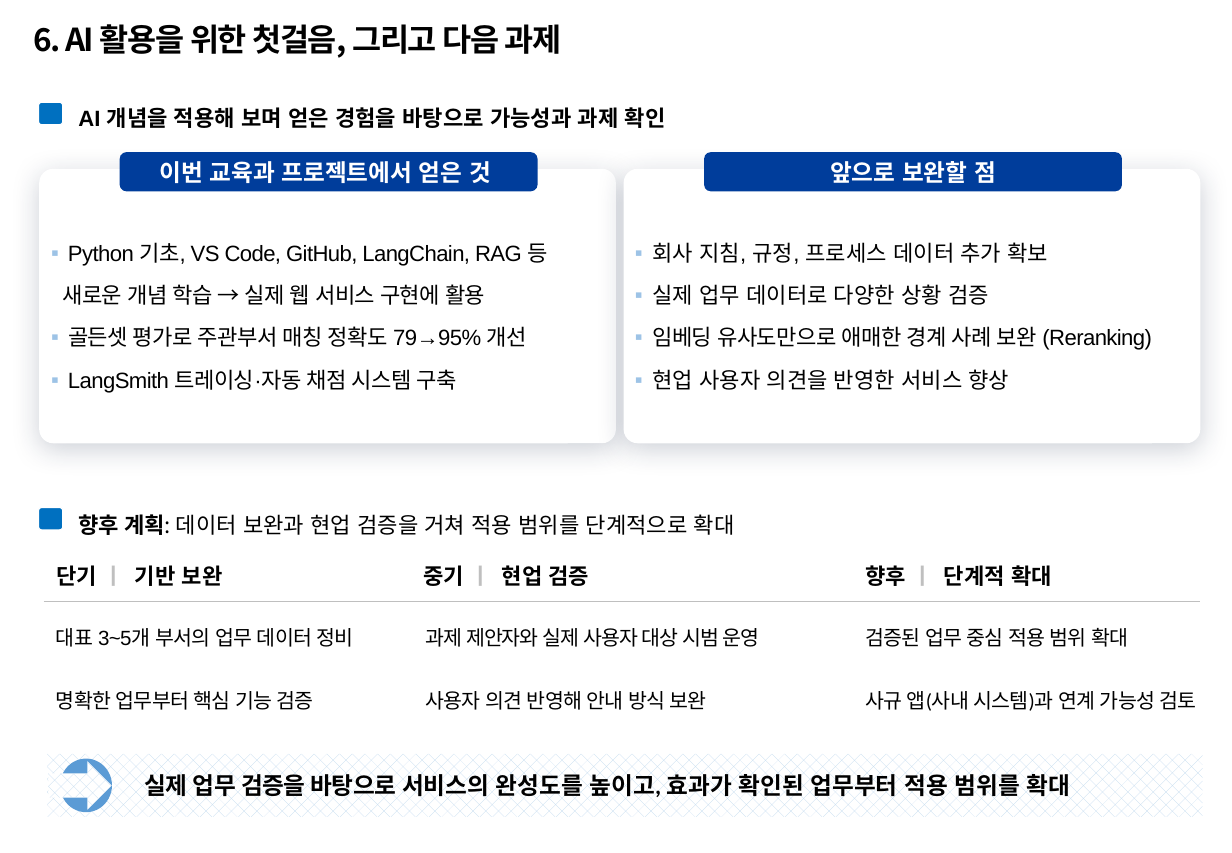
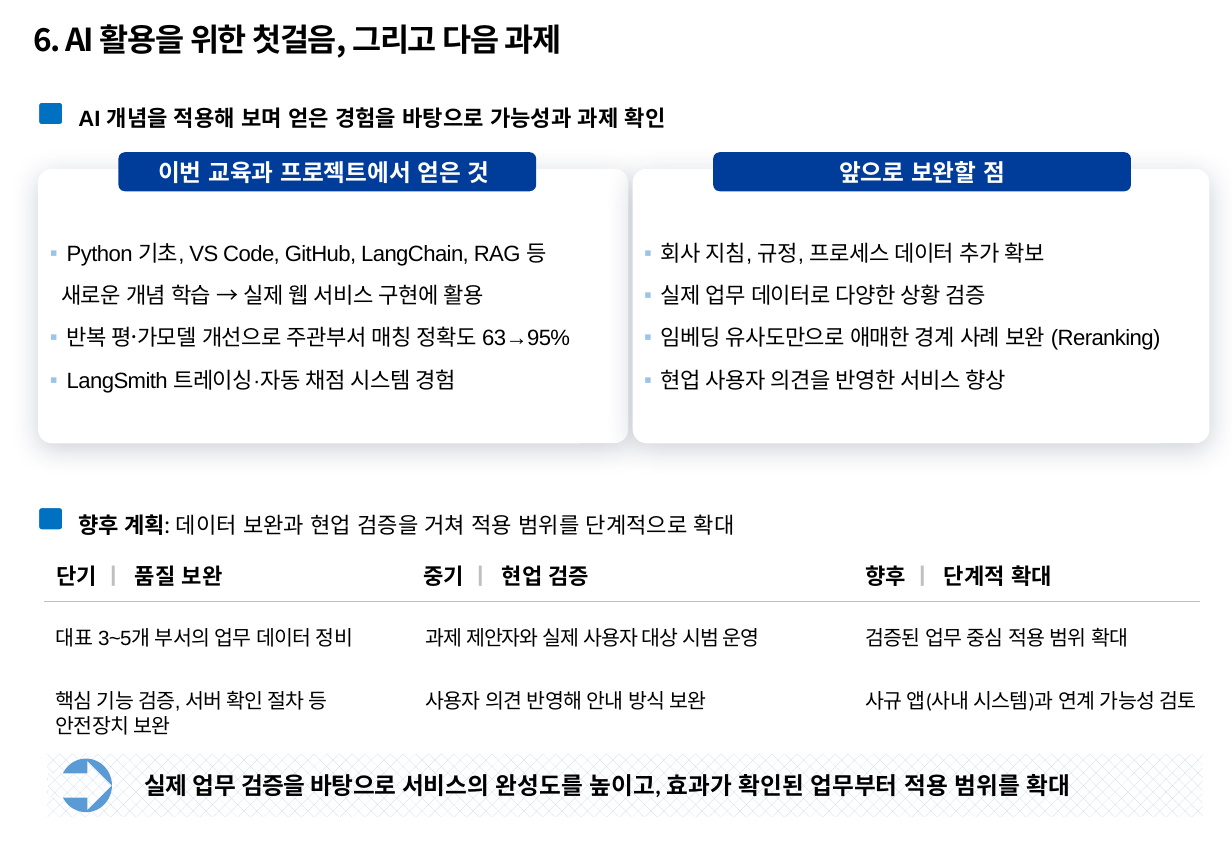
Before and after one commit to temmi81-hue/department-ragas, a slide deck: slide 7 of presentation/260916_AI활용_업무지침네비게이터_5차 수정.pptx. Drawn at 1232x853 pixels with LibreOffice and Linux fonts; fonts in the diff are those of the drawing; background and template pictures are left out. Boxes give left, top, right and bottom in pixels: in the first picture for what was removed or moved away, otherwise in the second. Text is boxed around its words. In the diff, an @@ line names an element or a change of style, - is before the commit and + after.

```diff
--- a/presentation/260916_AI활용_업무지침네비게이터_5차 수정.pptx
+++ b/presentation/260916_AI활용_업무지침네비게이터_5차 수정.pptx
@@ rounded rectangle: place and size @@
-rounded rectangle at box(39, 168, 615, 443)
+rounded rectangle at box(38, 168, 628, 443)
@@ rounded rectangle: place and size @@
-rounded rectangle at box(623, 168, 1200, 443)
+rounded rectangle at box(632, 168, 1209, 443)
@@ rounded rectangle "앞으로 보완할 점": place and size @@
-rounded rectangle "앞으로 보완할 점" at box(704, 152, 1122, 191)
+rounded rectangle "앞으로 보완할 점" at box(713, 152, 1131, 191)
@@ text "회사 지침, 규정, 프로세스 데이터 ...": place and size @@
-text "회사 지침, 규정, 프로세스 데이터 ..." at box(652, 242, 1152, 390)
+text "회사 지침, 규정, 프로세스 데이터 ..." at box(661, 242, 1161, 390)
@@ text at box(661, 242, 1044, 390): letter spacing 0 to -0.4 pt in "회사 지침, 규정, 프로세스 데이터 추가 확보", "실제 업무 데이터로 다양한 상황 검증", "현업 사용자 의견을 반영한 서비스 향상" @@
@@ text at box(67, 326, 570, 393): text changed @@
-▪ 골든셋 평가로 주관부서 매칭 정확도 79→95% 개선
-▪ LangSmith 트레이싱·자동 채점 시스템 구축
+▪ 반복 평가〮모델 개선으로 주관부서 매칭 정확도 63→95%
+▪ LangSmith 트레이싱·자동 채점 시스템 경험
@@ text at box(135, 565, 223, 586): text changed @@
-기반 보완
+품질 보완
@@ text at box(56, 691, 327, 735): text changed; font Calibri to Arial @@
-명확한 업무부터 핵심 기능 검증
+핵심 기능 검증, 서버 확인 절차 등
+안전장치 보완
```
Also in this commit, not shown: 1 other slide changed, 2 other files.
